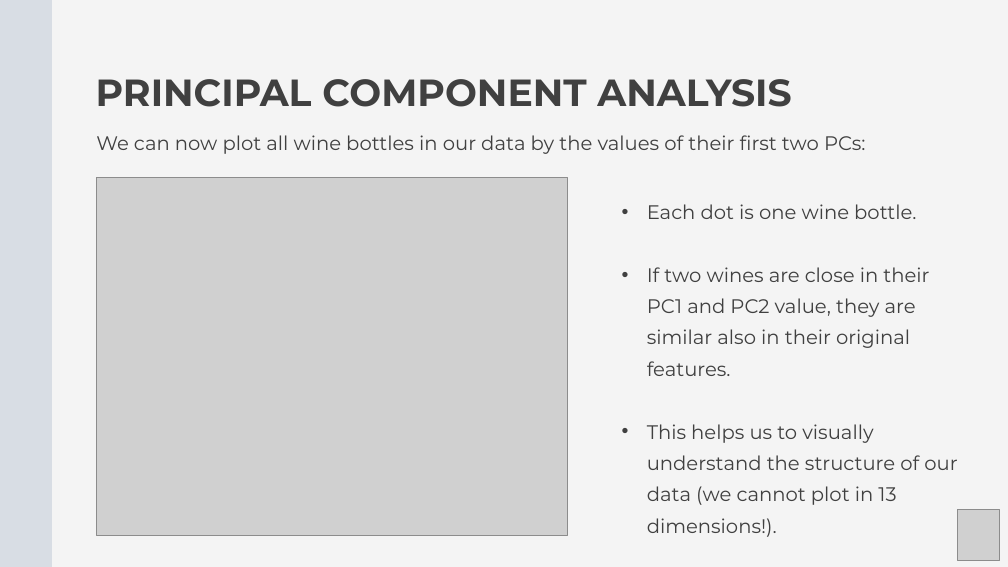
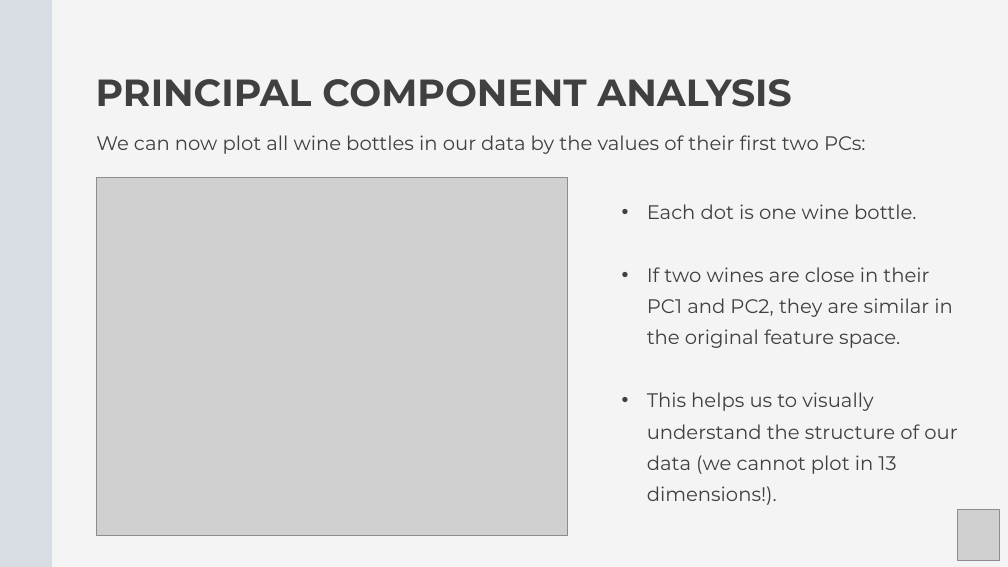
Before and after one commit to Center-for-Health-Data-Science/Foundations-of-Health-Data-Science, a slide deck: slide 7 of Slides/FHDS_Exploratory_Data_Analysis_Part2.pptx (slide 6 before the commit). Drawn at 1008x567 pixels with LibreOffice and Linux fonts; fonts in the diff are those of the drawing; grey boxes stand for pictures. Boxes give left, top, right and bottom in pixels: in the first picture for what was removed or moved away, otherwise in the second. Text is boxed around its words. In the diff, an @@ line names an element or a change of style, - is before the commit and + after.

```diff
--- a/Slides/FHDS_Exploratory_Data_Analysis_Part2.pptx
+++ b/Slides/FHDS_Exploratory_Data_Analysis_Part2.pptx
@@ text at [647,267,953,348]: text changed @@
-• If two wines are close in their PC1 and PC2 value, they are similar also in their original features.
+• If two wines are close in their PC1 and PC2, they are similar in the original feature space.
```
Also in this commit, not shown: 15 other slides changed, 2 slides added, 1 slide removed, 1 other file.
